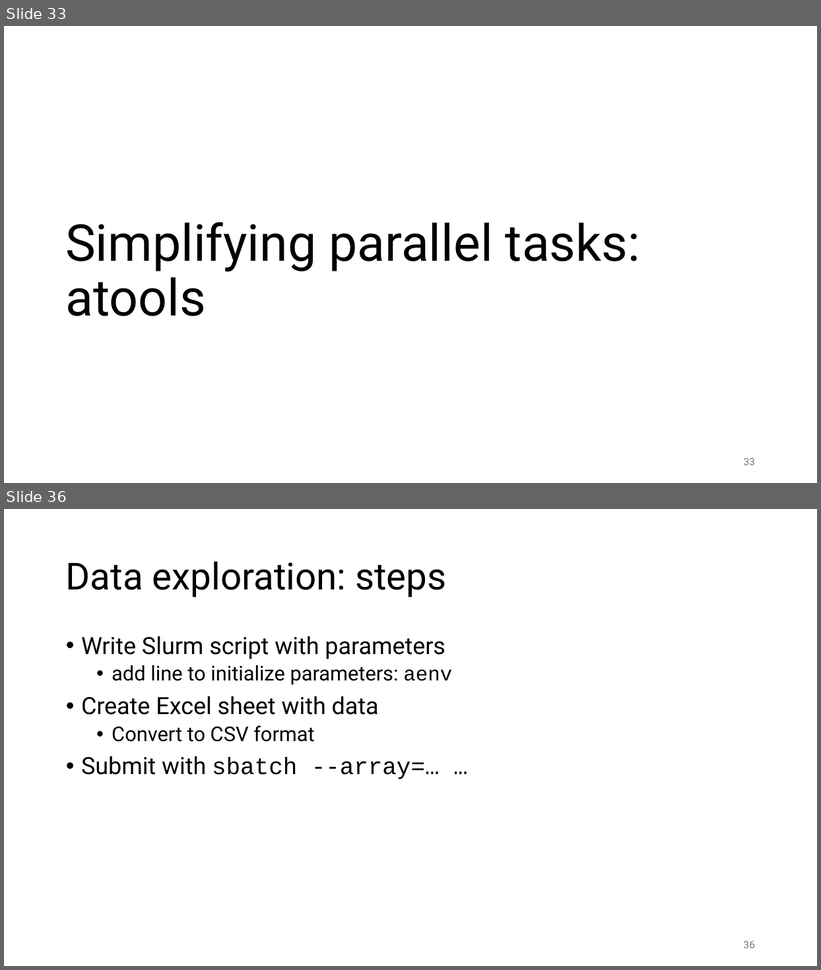
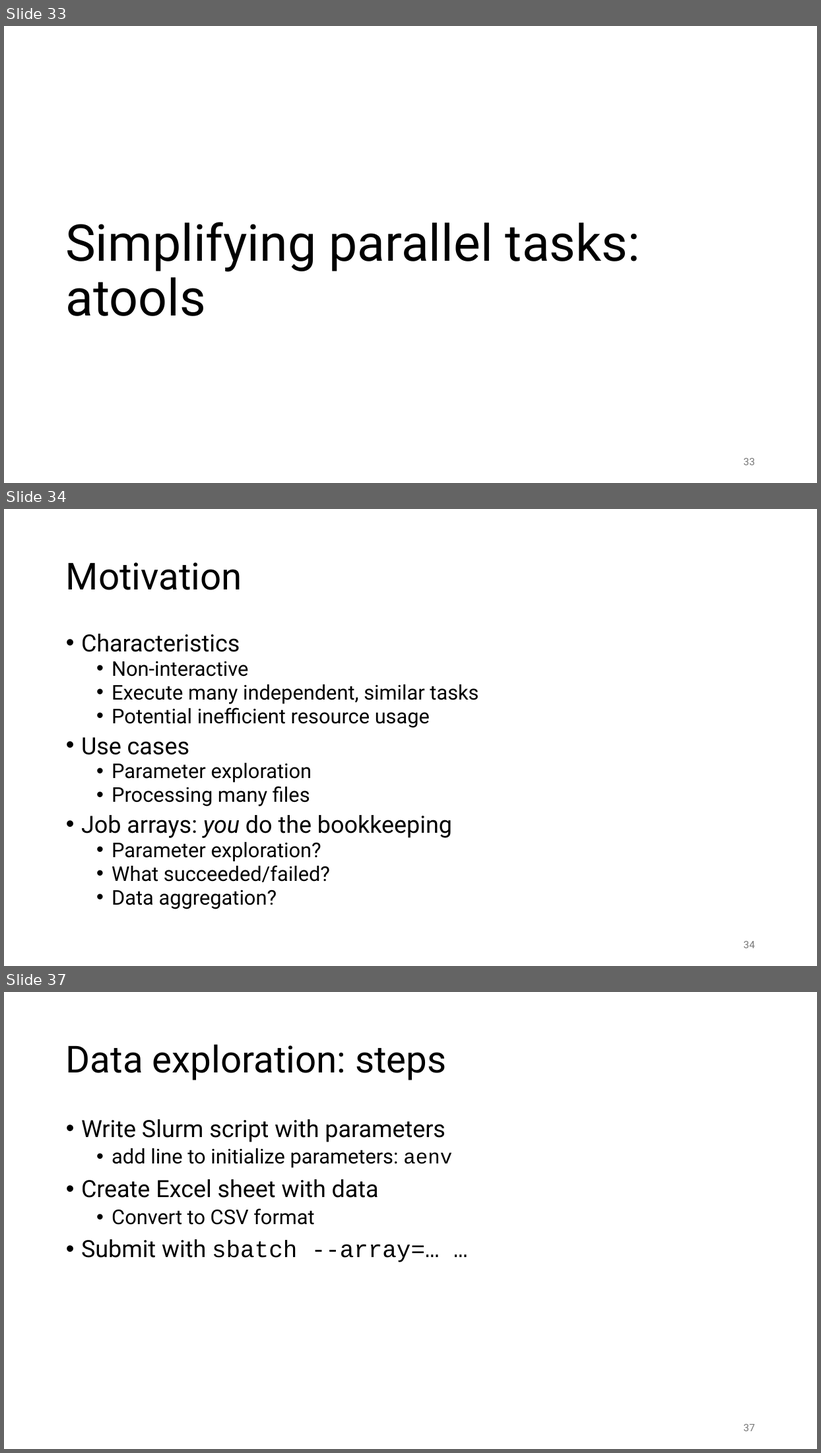
Before and after one commit to gjbex/Workflows-for-HPC, a slide deck: workflow_for_HPC.pptx. Shown one above the other, each under a label of ours: slides 33 and 36 before the commit, slides 33, 34 and 37 after it; the slides between them are not shown. The pictures are 821x970 and 821x1453 pixels, drawn with LibreOffice and Linux fonts; fonts in the diff are those of the drawing. Boxes give left, top, right and bottom in pixels: in the first picture for what was removed or moved away, otherwise in the second. Text is boxed around its words. In the diff, an @@ line names an element or a change of style, - is before the commit and + after.

```diff
--- a/workflow_for_HPC.pptx
+++ b/workflow_for_HPC.pptx
@@ slide 34 added at [4,509,817,966], background #FFFFFF @@
@@ title added at [66,562,242,590], 44 pt, text #000000 @@
+Motivation
@@ text added at [81,634,479,910], 24 pt, text #000000 @@
+• Characteristics
+  • Non-interactive
+  • Execute many independent, similar tasks
+  • Potential inefficient resource usage
+• Use cases
+  • Parameter exploration
+  • Processing many files
+• Job arrays: you do the bookkeeping
+  • Parameter exploration?
+  • What succeeded/failed?
+  • Data aggregation?
@@ page number added at [744,941,755,949], 12 pt, text #797979 @@
+34
@@ what was slide 36 is now slide 37 @@
@@ page number at [744,1424,755,1432]: text changed @@
-36
+37
```
Also in this commit, not shown: 7 slides changed.
